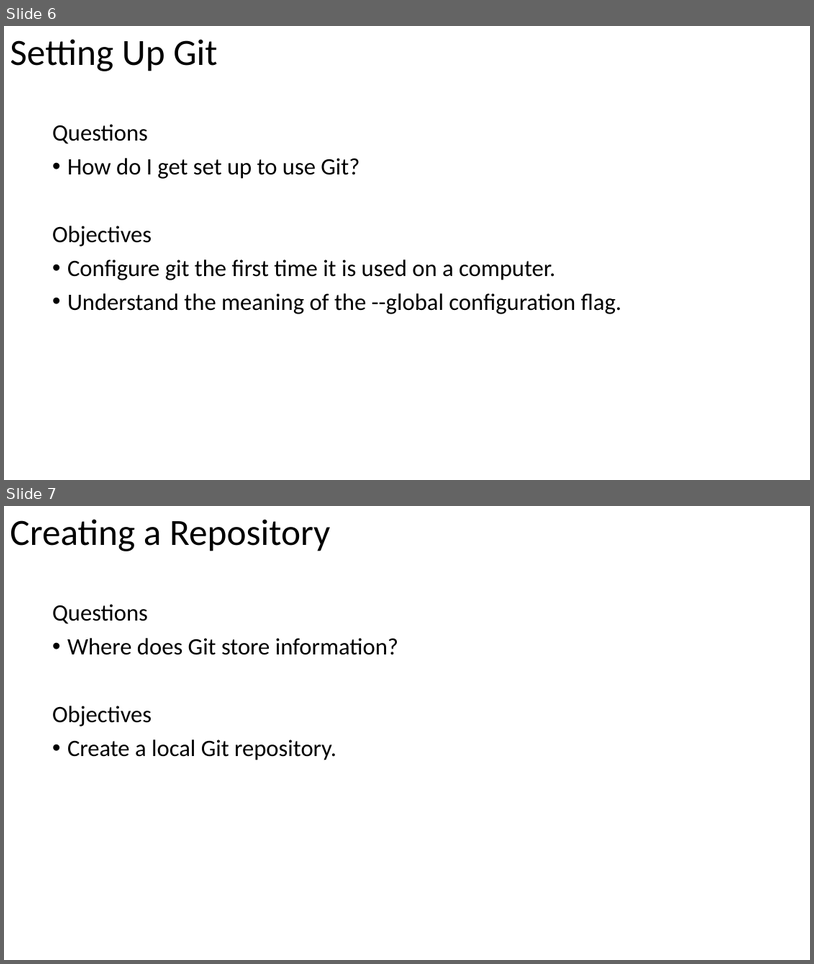
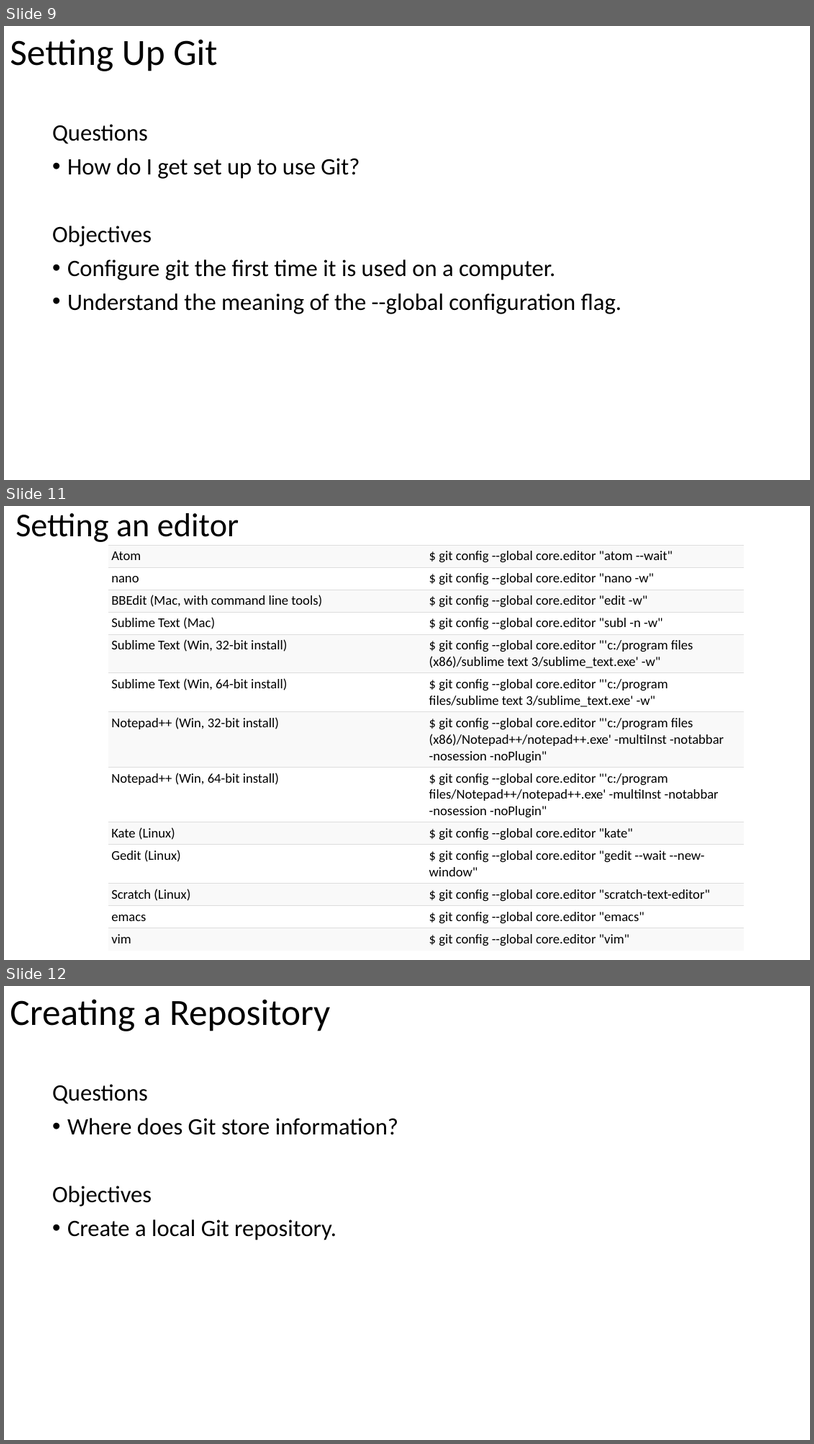
Before and after one commit to heatherciallella/SWC_Workshop_RUC_Fall17, a slide deck: Version control with Git/Version control with Git.pptx. Shown one above the other, each under a label of ours: slides 6 and 7 before the commit, slides 9, 11 and 12 after it; the slides between them are not shown. The pictures are 814x964 and 814x1444 pixels, drawn with LibreOffice and Linux fonts; fonts in the diff are those of the drawing. Boxes give left, top, right and bottom in pixels: in the first picture for what was removed or moved away, otherwise in the second. Text is boxed around its words. In the diff, an @@ line names an element or a change of style, - is before the commit and + after.

```diff
--- a/Version control with Git/Version control with Git.pptx
+++ b/Version control with Git/Version control with Git.pptx
@@ slide 11 added at (4,506,810,960), background #FFFFFF @@
@@ title added at (16,513,239,542), 39.6 pt, text #000000 @@
+Setting an editor
@@ table added at (108,545,744,949), 13 rows, 2 columns @@
+Atom | $ git config --global core.editor "atom --wait"
+nano | $ git config --global core.editor "nano -w"
+BBEdit (Mac, with command line tools) | $ git config --global core.editor "edit -w"
+Sublime Text (Mac) | $ git config --global core.editor "subl -n -w"
+Sublime Text (Win, 32-bit install) | $ git config --global core.editor "'c:/program files (x86)/sublime text 3/sublime_text.exe' -w"
+Sublime Text (Win, 64-bit install) | $ git config --global core.editor "'c:/program files/sublime text 3/sublime_text.exe' -w"
+Notepad++ (Win, 32-bit install) | $ git config --global core.editor "'c:/program files (x86)/Notepad++/notepad++.exe' -multiInst -notabbar -nosession -noPlugin"
+Notepad++ (Win, 64-bit install) | $ git config --global core.editor "'c:/program files/Notepad++/notepad++.exe' -multiInst -notabbar -nosession -noPlugin"
+Kate (Linux) | $ git config --global core.editor "kate"
+Gedit (Linux) | $ git config --global core.editor "gedit --wait --new-window"
+Scratch (Linux) | $ git config --global core.editor "scratch-text-editor"
+emacs | $ git config --global core.editor "emacs"
+vim | $ git config --global core.editor "vim"
@@ what was slide 6 is now slide 9 @@
@@ what was slide 7 is now slide 12 @@
```
Also in this commit, not shown: 3 slides changed, 6 other slides added, 1 slide removed.
